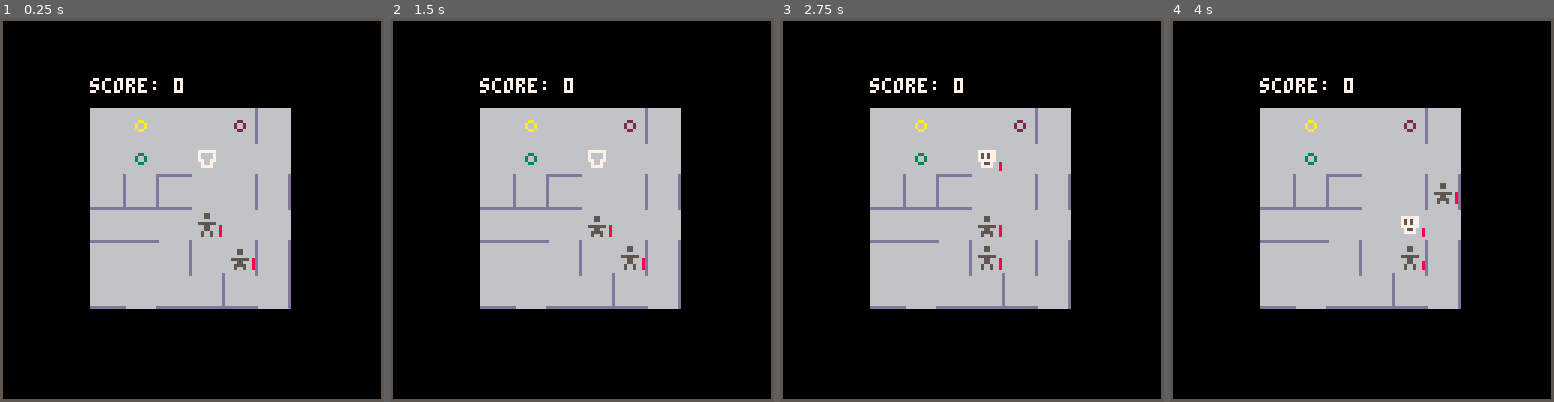
Above: before the commit, frames 1-4 (left to right).
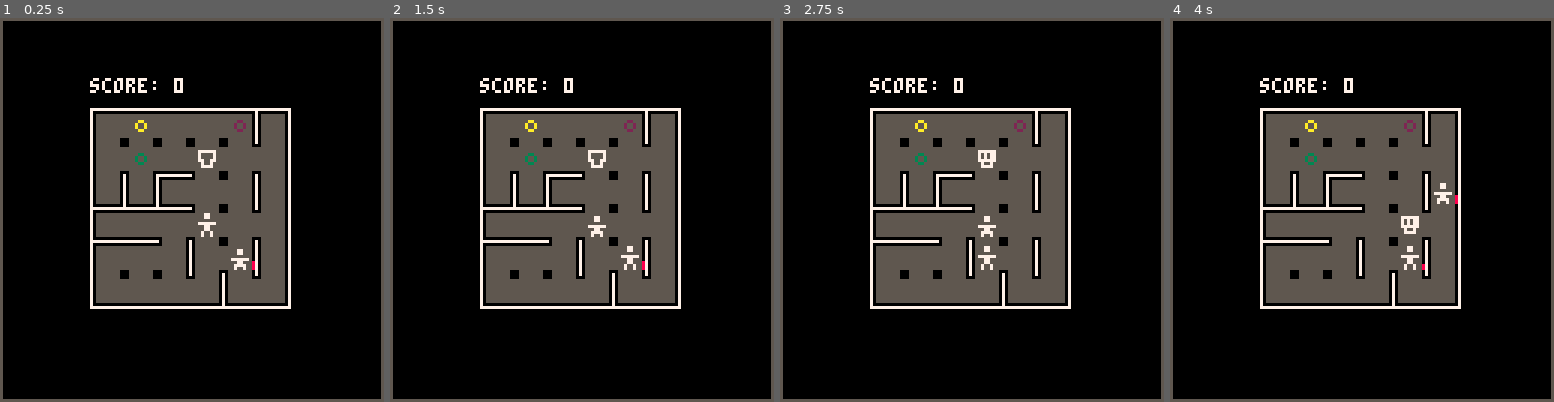
Above: after the commit, the same moments.

Repository: taylordolan/grid-folks
Game: PICO-8 cartridge grid_folks.p8
The game is run twice, just before and just after one commit, with the same random seed, the same clock (stepped at 60 frames per second) and the same inputs.
Inputs:
- Up to frame 1 (0.25 s): no input
- Up to frame 2 (1.5 s): tap X (X key) at 1.07 s
- Up to frame 3 (2.75 s): hold Left 1.97-2.37 s; tap X (X key) at 2.07, 2.4, 2.73 s; hold Down from 2.42 s (still down)
- Up to frame 4 (4 s): release Down at 2.82 s; hold Right 2.87-3.53 s; tap X (X key) at 3.07, 3.4, 3.73 s; hold Up from 3.58 s (still down)

The runs differ from the first frame. In frame 1, 27% of the frame differs, in the area x 23-76%, y 23-76%; in frame 2, 27%; in frame 3, 27%; in frame 4, 27%.

Commit message:
saving some graphics stuff for the future

Diff:
--- a/grid_folks.p8
+++ b/grid_folks.p8
@@ -165,6 +165,8 @@
 
 	cls()
   rect(0, 0, 127, 127, 5)
+  -- palt(0, false)
+  -- palt(15, true)
 
   local screen_size = 128
   local sprite_size = 8
@@ -181,10 +183,14 @@
   local padding_left = flr((screen_size - total_map_width) / 2)
   local padding_top = flr((screen_size - total_map_height) / 2)
 
+  local floor_color = 05
+  local wall_color = 07
+
   function draw_background()
     local rect_origin = {padding_left - ceil(margin / 2), padding_top - ceil(margin / 2)}
     local rect_opposite = {padding_left + total_map_width - 1 + ceil(margin / 2), padding_top + total_map_height - 1 + ceil(margin / 2)}
-    rectfill(rect_origin[1], rect_origin[2], rect_opposite[1], rect_opposite[2], 6)
+    -- rectfill(rect_origin[1], rect_origin[2], rect_opposite[1], rect_opposite[2], floor_color)
+    rect(rect_origin[1], rect_origin[2], rect_opposite[1], rect_opposite[2], wall_color)
   end
 
   function draw_score()
@@ -196,7 +202,7 @@
     local y1 = y_pos - ceil(margin / 2)
     local x2 = x_pos + sprite_size + flr(margin / 2)
     local y2 = y_pos + sprite_size + flr(margin / 2)
-    rectfill(x1, y1, x2, y2, 13)
+    rectfill(x1, y1, x2, y2, wall_color)
   end
 
   function draw_wall_down(x_pos, y_pos)
@@ -204,7 +210,23 @@
     local y1 = y_pos + sprite_size + flr(margin / 2)
     local x2 = x_pos + sprite_size + flr(margin / 2)
     local y2 = y_pos + sprite_size + flr(margin / 2)
-    rectfill(x1, y1, x2, y2, 13)
+    rectfill(x1, y1, x2, y2, wall_color)
+  end
+
+  function draw_path_right(x_pos, y_pos)
+    local x1 = x_pos + sprite_size + flr(margin / 2) - 1
+    local y1 = y_pos
+    local x2 = x_pos + sprite_size + flr(margin / 2) + 1
+    local y2 = y_pos + sprite_size - 1
+    rectfill(x1, y1, x2, y2, floor_color)
+  end
+
+  function draw_path_down(x_pos, y_pos)
+    local x1 = x_pos
+    local y1 = y_pos + sprite_size + flr(margin / 2) - 1
+    local x2 = x_pos + sprite_size - 1
+    local y2 = y_pos + sprite_size + flr(margin / 2) + 1
+    rectfill(x1, y1, x2, y2, floor_color)
   end
 
   function draw_health(x_pos, y_pos, amount)
@@ -225,28 +247,35 @@
       -- draw floor sprites
       spr(sprites.floor, x_pos, y_pos)
 
+      local found_wall_right = false
+      local found_wall_down = false
 			-- draw the sprite for everything at the current position
 			if #board[x][y] > 0 then
 				for next in all(board[x][y]) do
-
             -- draw walls
-            if next.type == "wall_right" then
-              draw_wall_right(x_pos, y_pos)
-            elseif next.type == "wall_down" then
-              draw_wall_down(x_pos, y_pos)
-            else
-
+          if next.type == "wall_right" then
+            draw_wall_right(x_pos, y_pos)
+            found_wall_right = true
+          elseif next.type == "wall_down" then
+            draw_wall_down(x_pos, y_pos)
+            found_wall_down = true
+          else
             -- draw the thing's sprite
             local sprite = next.sprite
             spr(sprite, x_pos, y_pos)
-
-            -- draw a health bar for things with health
+              -- draw a health bar for things with health
             if (next.health) then
               draw_health(x_pos, y_pos, next.health)
             end
           end
 				end
 			end
+      if not found_wall_down and y < rows then
+        draw_path_down(x_pos, y_pos)
+      end
+      if not found_wall_right and x < cols then
+        draw_path_right(x_pos, y_pos)
+      end
 		end
 	end
 
@@ -448,8 +477,8 @@
 		type = "hero",
     base_sprite = 17,
     sprite = null,
-    max_health = 4,
-    health = 4,
+    max_health = 3,
+    health = 3,
 
     -- effects
     dash = false,
@@ -935,19 +964,19 @@
 end
 
 __gfx__
-00000000000000000000000066666666000000000000000d00000000000000000000000000000000000000000000000000000000000000000000000000000000
-00000000000000000777777066666666077777700000000d00000000000000000000000000000000000000000000000000000000000000000000000000000000
-00000000000000000757577066666666070000700000000d00000000000220000003300000088000000aa0000000000000000000000000000000000000000000
-00000000000000000757577066666666070000700000000d0000000000200200003003000080080000a00a000000000000000000000000000000000000000000
-00000000000000000777777066666666077007700000000d0000000000200200003003000080080000a00a000000000000000000000000000000000000000000
-00000000000000000075570066666666007007000000000d00000000000220000003300000088000000aa0000000000000000000000000000000000000000000
-00000000000000000077770066666666007777000000000d00000000000000000000000000000000000000000000000000000000000000000000000000000000
-00000000000000000000000066666666000000000000000ddddddddd000000000000000000000000000000000000000000000000000000000000000000000000
-00000000000000000005500000000000000220000000000000033000000000000000000000000000000000000000000000000000000000000000000000000000
-00000000000550000005500000022000000220000003300000033000000000000000000000000000000000000000000000000000000000000000000000000000
-00000000000550000000000000022000000000000003300000000000000220000003300000088000000aa0000000000000000000000000000000000000000000
-0000000000000000055555500000000002222220000000000333333000222200003333000088880000aaaa000000000000000000000000000000000000000000
-0000000005555550000550000222222000022000033333300003300000222200003333000088880000aaaa000000000000000000000000000000000000000000
-00000000000550000005500000022000000220000003300000033000000220000003300000088000000aa0000000000000000000000000000000000000000000
-00000000005555000050050000222200002002000033330000300300000000000000000000000000000000000000000000000000000000000000000000000000
-00000000005005000050050000200200002002000030030000300300000000000000000000000000000000000000000000000000000000000000000000000000
+00000000000000000000000055555555000000000000000d00000000000000000000000000000000000000000000000000000000000000000000000000000000
+00000000000000000777777055555555077777700000000d00000000000000000000000000000000000000000000000000000000000000000000000000000000
+00000000000000000757577055555555070000700000000d00000000000220000003300000088000000aa0000000000000000000000000000000000000000000
+00000000000000000757577055555555070000700000000d0000000000200200003003000080080000a00a000000000000000000000000000000000000000000
+00000000000000000777777055555555077007700000000d0000000000200200003003000080080000a00a000000000000000000000000000000000000000000
+00000000000000000075570055555555007007000000000d00000000000220000003300000088000000aa0000000000000000000000000000000000000000000
+00000000000000000077770055555555007777000000000d00000000000000000000000000000000000000000000000000000000000000000000000000000000
+00000000000000000000000055555555000000000000000ddddddddd000000000000000000000000000000000000000000000000000000000000000000000000
+00000000000000000007700000000000000220000000000000033000000000000000000000000000000000000000000000000000000000000000000000000000
+00000000000770000007700000022000000220000003300000033000000000000000000000000000000000000000000000000000000000000000000000000000
+00000000000770000000000000022000000000000003300000000000000220000003300000088000000aa0000000000000000000000000000000000000000000
+0000000000000000077777700000000002222220000000000333333000222200003333000088880000aaaa000000000000000000000000000000000000000000
+0000000007777770000770000222222000022000033333300003300000222200003333000088880000aaaa000000000000000000000000000000000000000000
+00000000000770000007700000022000000220000003300000033000000220000003300000088000000aa0000000000000000000000000000000000000000000
+00000000007777000070070000222200002002000033330000300300000000000000000000000000000000000000000000000000000000000000000000000000
+00000000007007000070070000200200002002000030030000300300000000000000000000000000000000000000000000000000000000000000000000000000
